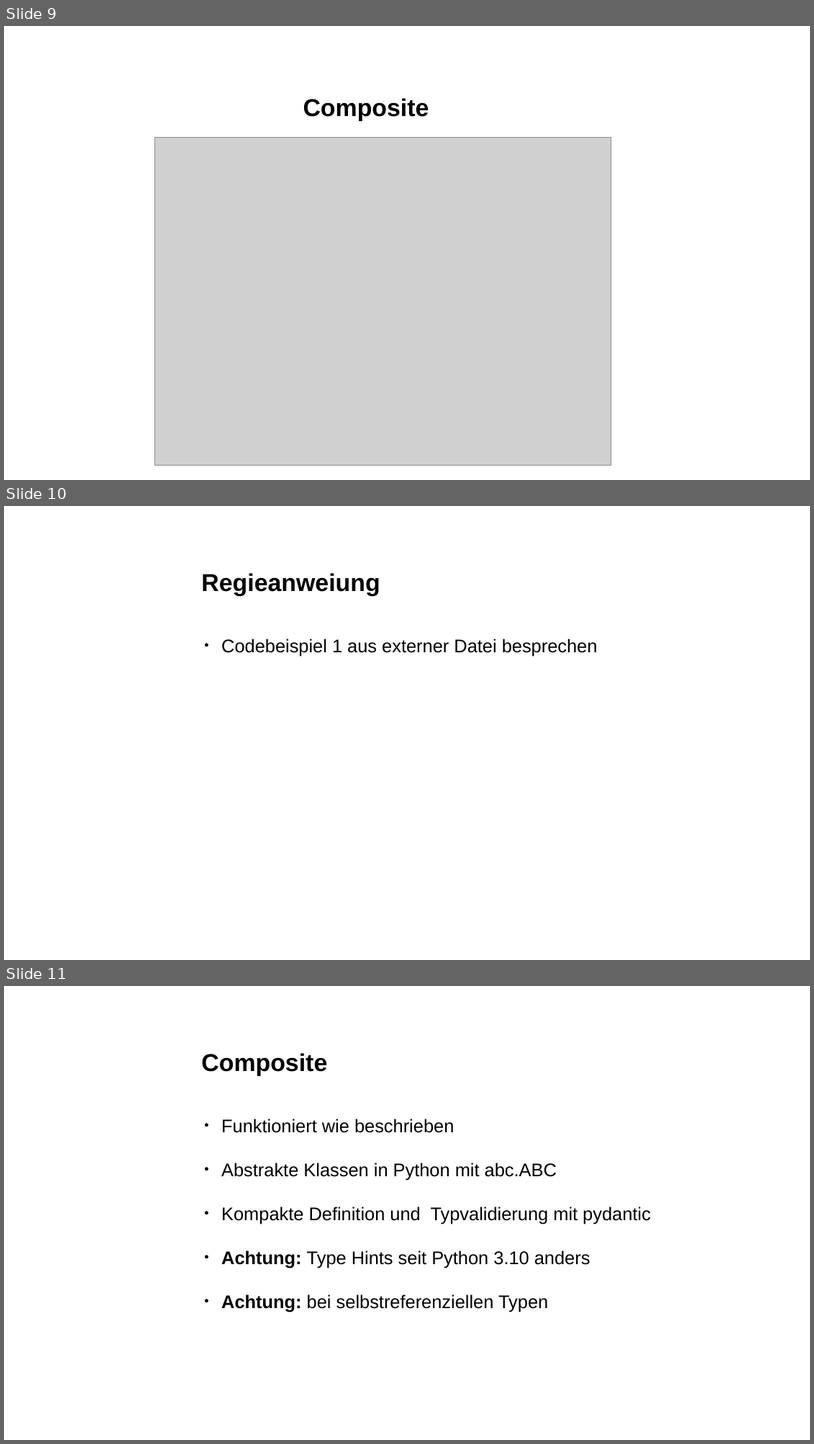
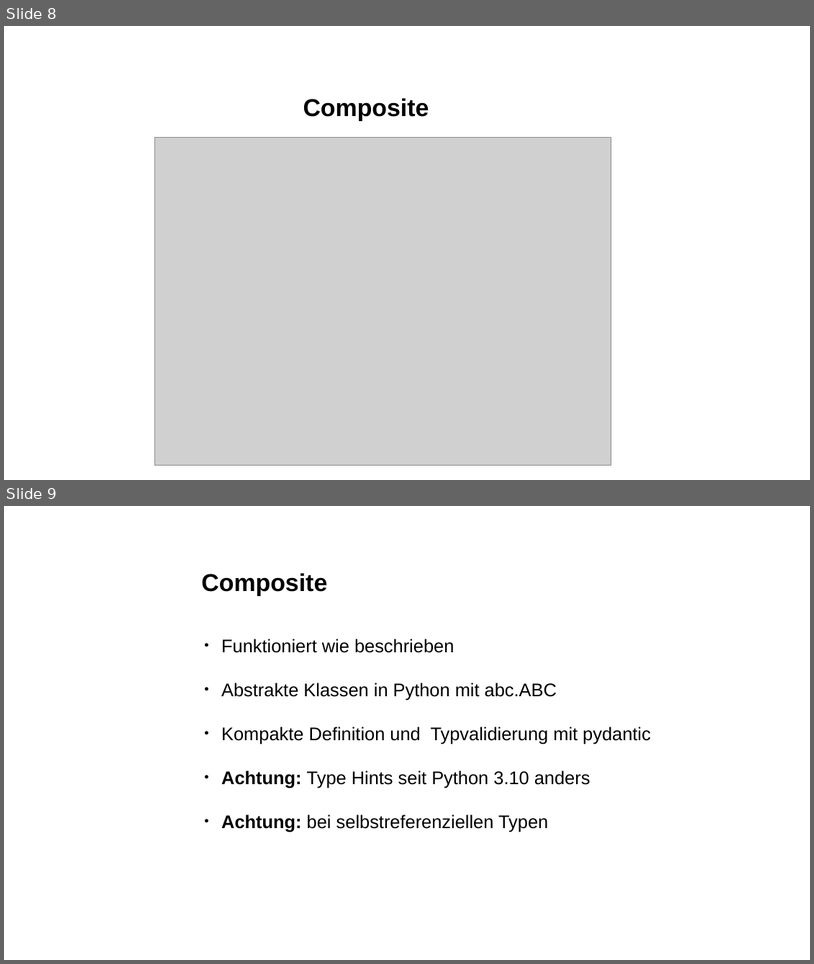
Before and after one commit to krother/talks, a slide deck: design_patterns/design_patterns.odp. Shown one above the other, each under a label of ours: slides 9, 10 and 11 before the commit, slides 8 and 9 after it. The pictures are 814x1444 and 814x964 pixels, drawn with LibreOffice and Linux fonts; fonts in the diff are those of the drawing; grey boxes stand for pictures; background and template pictures are left out. Boxes give left, top, right and bottom in pixels: in the first picture for what was removed or moved away, otherwise in the second. Text is boxed around its words. In the diff, an @@ line names an element or a change of style, - is before the commit and + after.

```diff
--- a/design_patterns/design_patterns.odp
+++ b/design_patterns/design_patterns.odp
@@ slide 10 removed at [4, 506, 810, 960], background #FFFFFF @@
@@ title removed at [201, 573, 380, 595] @@
-Regieanweiung
@@ text removed at [221, 638, 598, 656] @@
-● Codebeispiel 1 aus externer Datei besprechen
@@ what was slide 9 is now slide 8 @@
@@ what was slide 11 is now slide 9 @@
```
Also in this commit, not shown: 1 slide added, 4 other slides removed, 1 other file.
